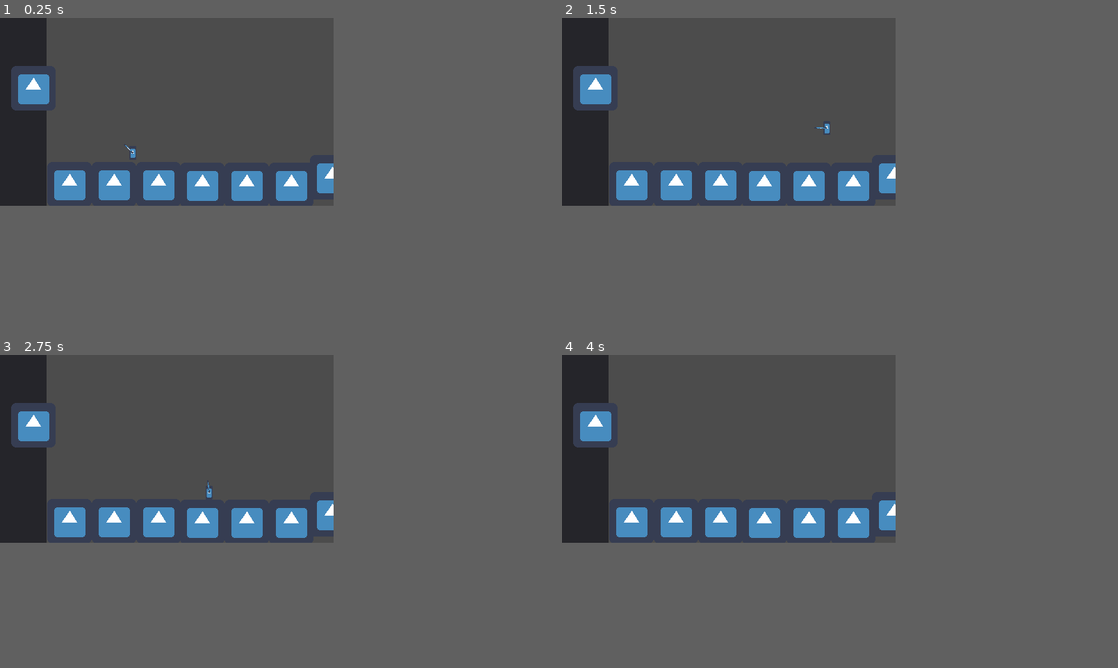
Above: before the commit, frames 1-4 (two rows, left to right).
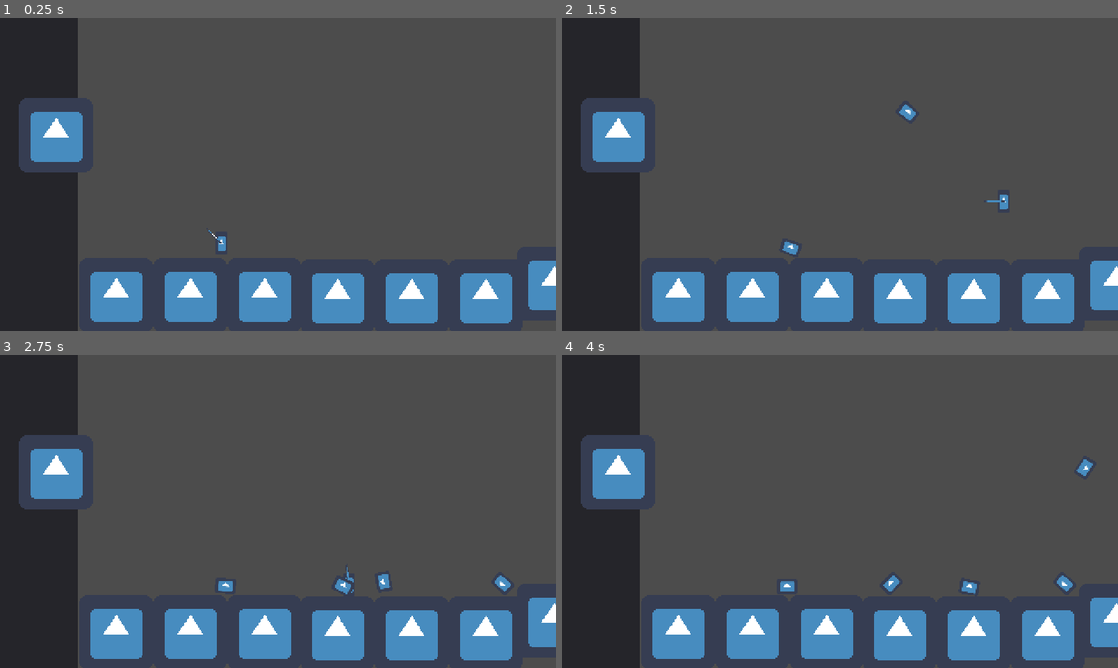
Above: after the commit, the same moments.

Repository: mrnotcrazy/ld52
Game: Godot game, scene res://test_main.tscn
Same seed, same stepped clock (60 frames per second), same inputs: the game is played once before the commit and once after it. The engine's default icon, where the game draws it, is replaced by a stand-in: a white triangle on a blue panel in a dark square.
Inputs (mouse positions are in pixels of both pictures, inside the frame that each line leads up to):
- Up to frame 1 (0.25 s): no input
- Up to frame 2 (1.5 s): tap Enter at 0.5 s; move the mouse to (801, 102) at 0.52 s; press the mouse at (801, 102) at 0.53 s; hold D (move_right) from 0.53 s (still down); tap W (jump) at 0.77 s; move the mouse to (662, 121) at 1.27 s; release the mouse at (662, 121) at 1.28 s; click (662, 121) at 1.35 s
- Up to frame 3 (2.75 s): tap W (jump) at 1.52 s; move the mouse to (200, 408) at 2.02 s; release D (move_right) at 2.03 s; press the mouse at (200, 408) at 2.03 s; hold A (move_left) from 2.03 s (still down)
- Up to frame 4 (4 s): move the mouse to (712, 486) at 2.77 s; release A (move_left) at 2.78 s; release the mouse at (712, 486) at 2.78 s; hold D (move_right) from 2.78 s (still down); click (712, 486) at 2.85 s; tap W (jump) at 3.02, 3.77 s; move the mouse to (828, 477) at 3.52 s; press the mouse at (828, 477) at 3.53 s
In our replay, the window is 480x270 before the commit and 800x450 after it. These sizes can differ from the game's own. Grey fills any space a smaller window leaves; there, only what the larger window draws over its background counts as a difference.

The runs differ from the first frame. In frame 1, 23% of the frame differs, in the area x 0-100%, y 0-100%; in frame 2, 24%; in frame 3, 24%; in frame 4, 24%.
Error before the commit: Invalid call. Nonexistent function 'instantiate' in base 'PackedScene'. (res://player.gd:39)

Commit message:
bullets shoot without crashing :D

Diff:
--- a/block.tscn
+++ b/block.tscn
@@ -12,6 +12,8 @@
 offset = Vector2( 32, 32 )
 
 [node name="StaticBody2D" type="StaticBody2D" parent="."]
+collision_layer = 3
+collision_mask = 3
 
 [node name="CollisionShape2D" type="CollisionShape2D" parent="StaticBody2D"]
 position = Vector2( 32, 31.5 )
--- a/bullet.tscn
+++ b/bullet.tscn
@@ -1,10 +1,22 @@
-[gd_scene load_steps=2 format=2]
+[gd_scene load_steps=3 format=2]
+
+[ext_resource path="res://icon.png" type="Texture" id=1]
 
 [sub_resource type="CapsuleShape2D" id=1]
+radius = 8.0
+height = 10.0
 
 [node name="bullet" type="RigidBody2D"]
+collision_layer = 2
+collision_mask = 2
 
 [node name="Sprite" type="Sprite" parent="."]
+position = Vector2( -1.125, -7.6875 )
+rotation = -0.00921261
+scale = Vector2( 0.275969, 0.206209 )
+texture = ExtResource( 1 )
 
 [node name="CollisionShape2D" type="CollisionShape2D" parent="."]
+position = Vector2( -1, -8 )
+rotation = 1.5708
 shape = SubResource( 1 )
--- a/player.gd
+++ b/player.gd
@@ -36,11 +36,16 @@
 		get_node("hands").look_at(get_global_mouse_position())
 		#shooting time
 		if Input.is_action_pressed("fire") and can_fire:
-			var bullet_instance = bullet.instantiate()
+			var bullet_instance = bullet.instance()
 			bullet_instance.position = $hands.get_global_position()
 			bullet_instance.rotation_degrees = $hands.rotation_degrees
 			bullet_instance.apply_impulse(Vector2(bullet_speed, 0).rotated($hands.rotation), Vector2())
 			get_tree().get_root().add_child(bullet_instance)
 			can_fire = false
-			#await get_tree().create_timer(fire_rate).timeout
-			can_fire = true
+			get_node("firerate").start(.5)
+
+
+
+func _on_firerate_timeout():
+	can_fire = true
+	pass # Replace with function body.
--- a/player.tscn
+++ b/player.tscn
@@ -24,3 +24,7 @@
 texture = ExtResource( 2 )
 centered = false
 offset = Vector2( -1.531, -32 )
+
+[node name="firerate" type="Timer" parent="."]
+
+[connection signal="timeout" from="firerate" to="." method="_on_firerate_timeout"]
--- a/project.godot
+++ b/project.godot
@@ -18,8 +18,10 @@
 
 window/size/width=480
 window/size/height=270
+window/size/test_width=960
+window/size/test_height=540
 window/dpi/allow_hidpi=true
-window/stretch/mode="2d"
+window/stretch/mode="viewport"
 window/stretch/aspect="keep"
 
 [gui]
@@ -56,6 +58,7 @@
 [rendering]
 
 quality/driver/driver_name="GLES2"
+2d/snapping/use_gpu_pixel_snap=true
 vram_compression/import_etc=true
 vram_compression/import_etc2=false
 environment/default_environment="res://default_env.tres"
